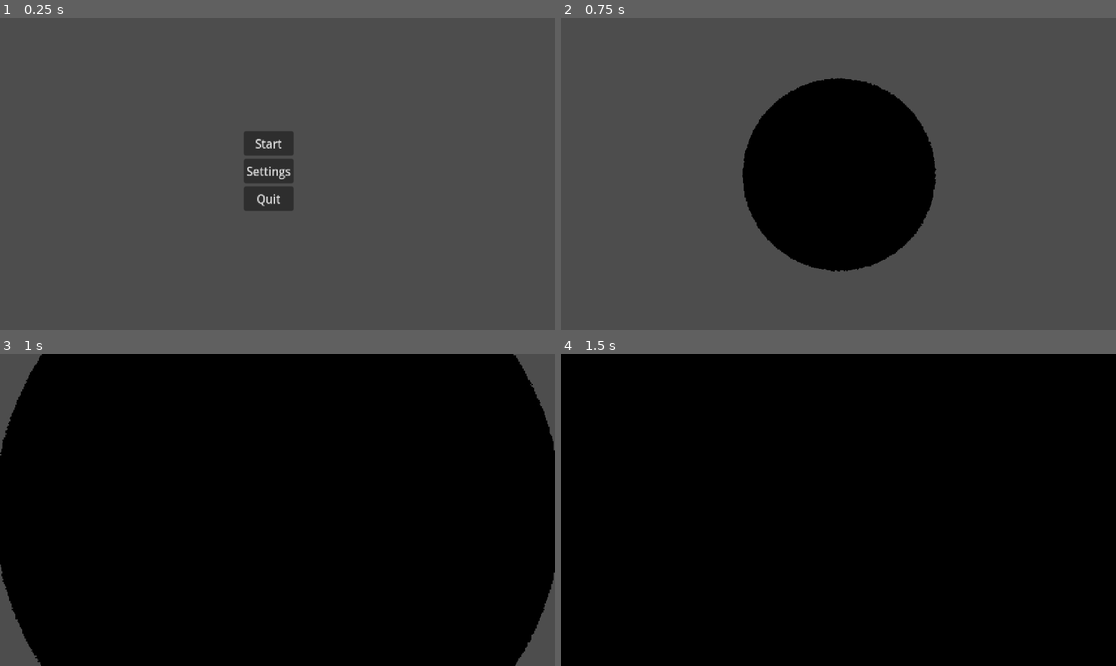
Above: before the commit, frames 1-4 (two rows, left to right).
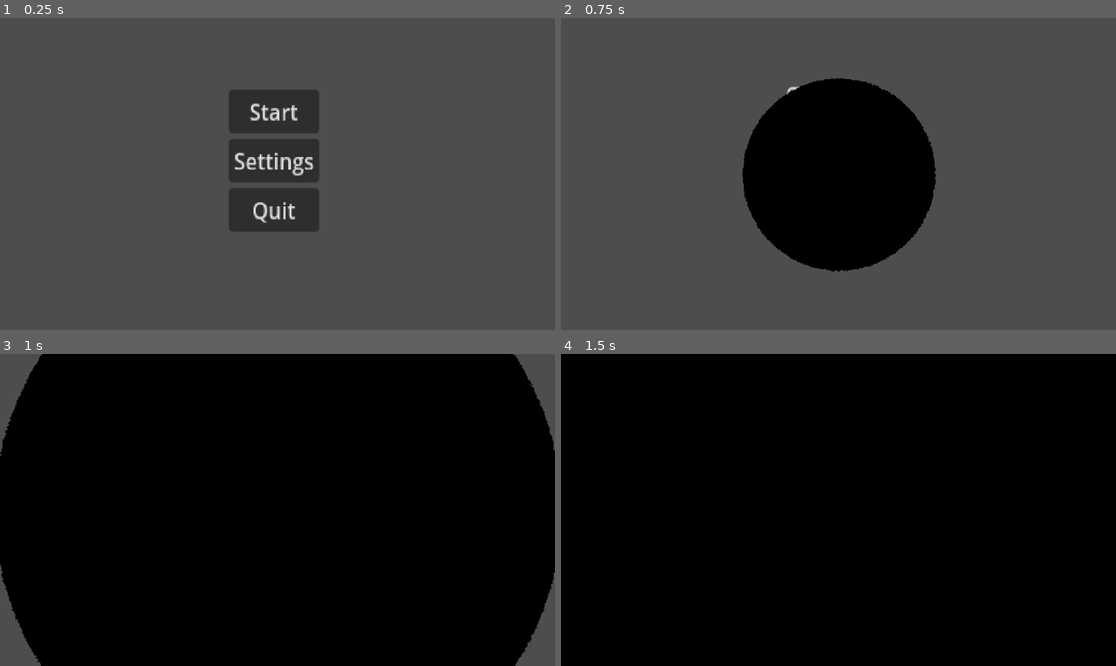
Above: after the commit, the same moments.

Repository: ECS-179-Game-Project/Space-Chase-Game
Game: Godot game, scene res://scenes/main_menu.tscn
Same seed, same stepped clock (60 frames per second), same inputs: the game is played once before the commit and once after it.
Inputs:
- Up to frame 1 (0.25 s): no input
- Up to frame 2 (0.75 s): click "Start" at 0.5 s
- Up to frame 3 (1 s): no input
- Up to frame 4 (1.5 s): no input

The runs differ from the first frame. In frame 1, 5.3% of the frame differs, in the area x 41-58%, y 23-69%; in frame 2, less than 0.1%; in frame 3, nothing differs; in frame 4, nothing differs.

Commit message:
adjusted main menu position will change the icons later prob by sunday

Diff:
--- a/space-chase/scenes/main_menu.tscn
+++ b/space-chase/scenes/main_menu.tscn
@@ -9,13 +9,13 @@
 anchor_top = 0.5
 anchor_right = 0.5
 anchor_bottom = 0.5
-offset_left = -70.0
-offset_top = -89.0
-offset_right = -70.0
-offset_bottom = -89.0
+offset_left = -101.0
+offset_top = -175.0
+offset_right = -101.0
+offset_bottom = -175.0
 grow_horizontal = 2
 grow_vertical = 2
-scale = Vector2(1.48, 1.64)
+scale = Vector2(2.67999, 2.92)
 size_flags_vertical = 4
 script = ExtResource("1_07eop")
 
